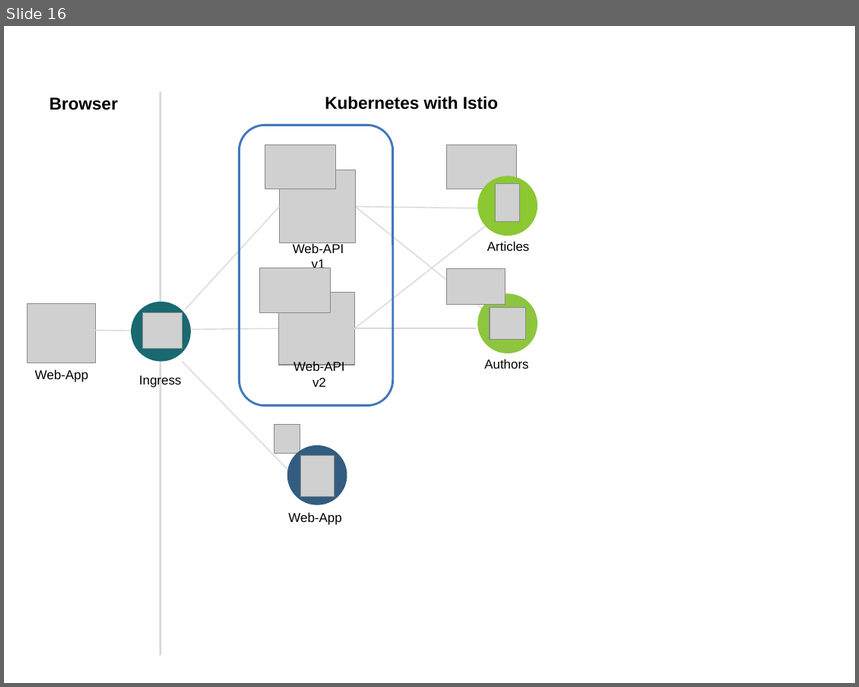
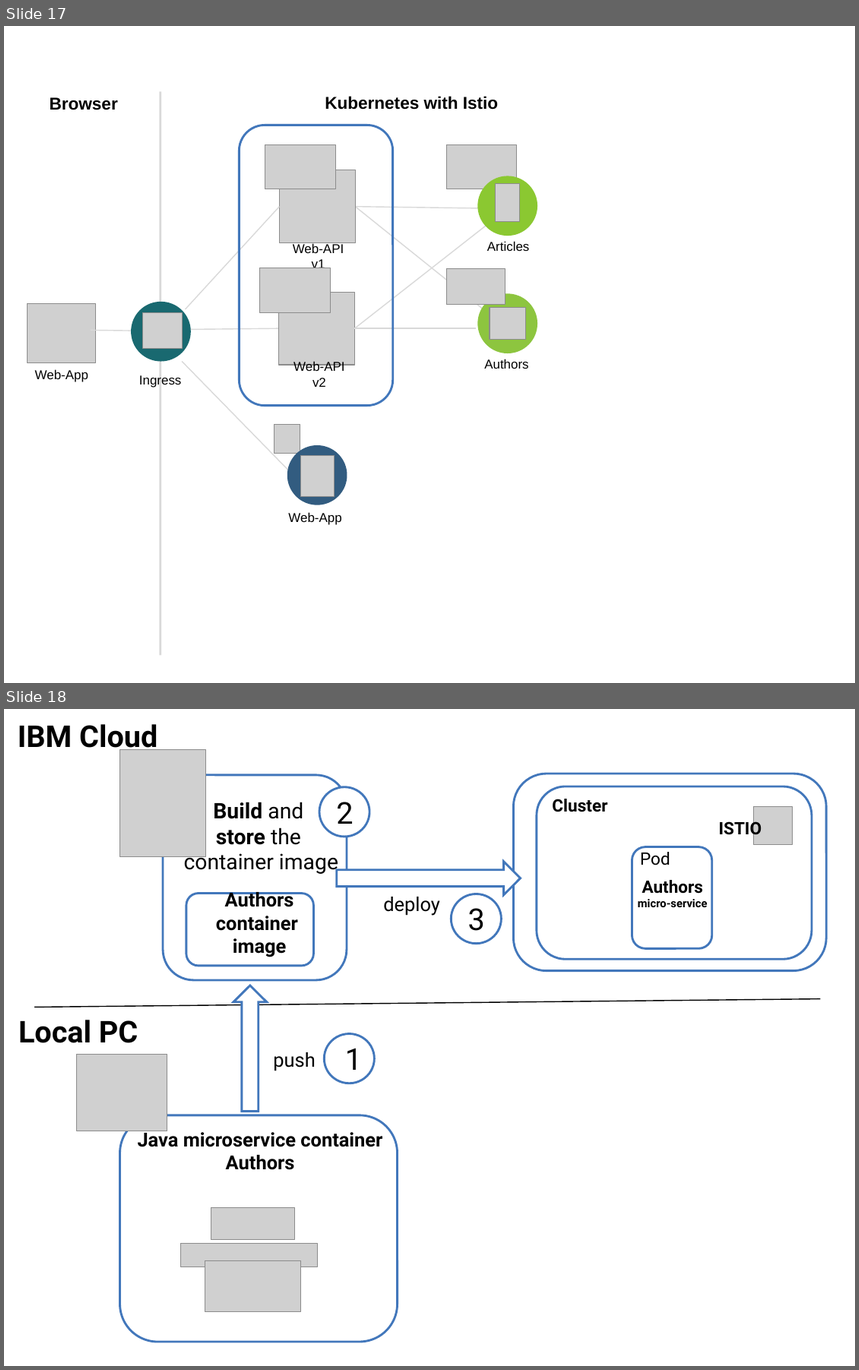
Before and after one commit to IBM/cloud-native-starter, a slide deck: workshop/images/architecture.pptx. Shown one above the other, each under a label of ours: slide 16 before the commit, slides 17 and 18 after it. The pictures are 859x687 and 859x1370 pixels, drawn with LibreOffice and Linux fonts; fonts in the diff are those of the drawing; grey boxes stand for pictures. Boxes give left, top, right and bottom in pixels: in the first picture for what was removed or moved away, otherwise in the second. Text is boxed around its words. In the diff, an @@ line names an element or a change of style, - is before the commit and + after.

```diff
--- a/workshop/images/architecture.pptx
+++ b/workshop/images/architecture.pptx
@@ slide 18 added at [4,709,855,1366], background #FFFFFF @@
@@ text added at [18,724,158,755], 28 pt, text #000000, bold @@
+IBM Cloud
@@ picture added at [120,749,206,856] @@
@@ rounded rectangle added at [163,775,347,980], outline #4277BB 2 pt @@
@@ rounded rectangle added at [514,774,826,971], outline #4277BB 2 pt @@
@@ ellipse added at [319,787,370,837], fill #FFFFFF, outline #4277BB 2 pt @@
@@ rounded rectangle added at [537,787,812,959], outline #4277BB 2 pt @@
@@ text added at [552,799,607,812], 16 pt, text #000000, bold @@
+Cluster
@@ text added at [184,802,338,875], 20 pt, text #000000 @@
+Build and
+store the
+container image
@@ text added at [336,802,353,824], 28 pt, text #000000 @@
+2
@@ text added at [719,819,762,839], 16 pt, text #000000, bold @@
+ISTIO
@@ picture added at [754,806,792,844] @@
@@ up arrow added at [336,862,521,895], fill #FFFFFF, outline #4277BB 2 pt @@
@@ rounded rectangle added at [633,847,712,948], outline #4277BB 2 pt @@
@@ text added at [640,852,671,866], 16 pt, text #000000 @@
+Pod
@@ text added at [638,880,708,907], 10.5 pt, text #000000, bold @@
+Authors micro-service
@@ rounded rectangle added at [186,893,314,966], fill #FFFFFF, outline #4277BB 2 pt @@
@@ text added at [216,892,298,958], 18 pt, text #000000, bold @@
+Authors
+container
+image
@@ text added at [383,897,440,916], 18 pt, text #000000 @@
+deploy
@@ ellipse added at [452,894,502,944], fill #FFFFFF, outline #4277BB 2 pt @@
@@ text added at [468,908,485,931], 28 pt, text #000000 @@
+3
@@ line added from (34, 1008) to (820, 999), #000000 1 pt @@
@@ up arrow added at [234,986,267,1112], fill #FFFFFF, outline #4277BB 2 pt @@
@@ text added at [18,1020,138,1043], 28 pt, text #000000, bold @@
+Local PC
@@ ellipse added at [325,1034,375,1084], outline #4277BB 2 pt @@
@@ text added at [345,1048,362,1070], 28 pt, text #000000 @@
+1
@@ picture added at [77,1055,167,1132] @@
@@ text added at [273,1053,315,1072], 18 pt, text #000000 @@
+push
@@ rounded rectangle added at [120,1116,398,1343], fill #FFFFFF, outline #4277BB 2 pt @@
@@ text added at [138,1129,382,1170], 18 pt, text #000000, bold @@
+Java microservice container
+Authors
@@ picture added at [211,1208,294,1239] @@
@@ picture added at [180,1244,316,1268] @@
@@ picture added at [205,1262,301,1312] @@
@@ what was slide 16 is now slide 17 @@
```
Also in this commit, not shown: 1 other slide added, 10 other files.
